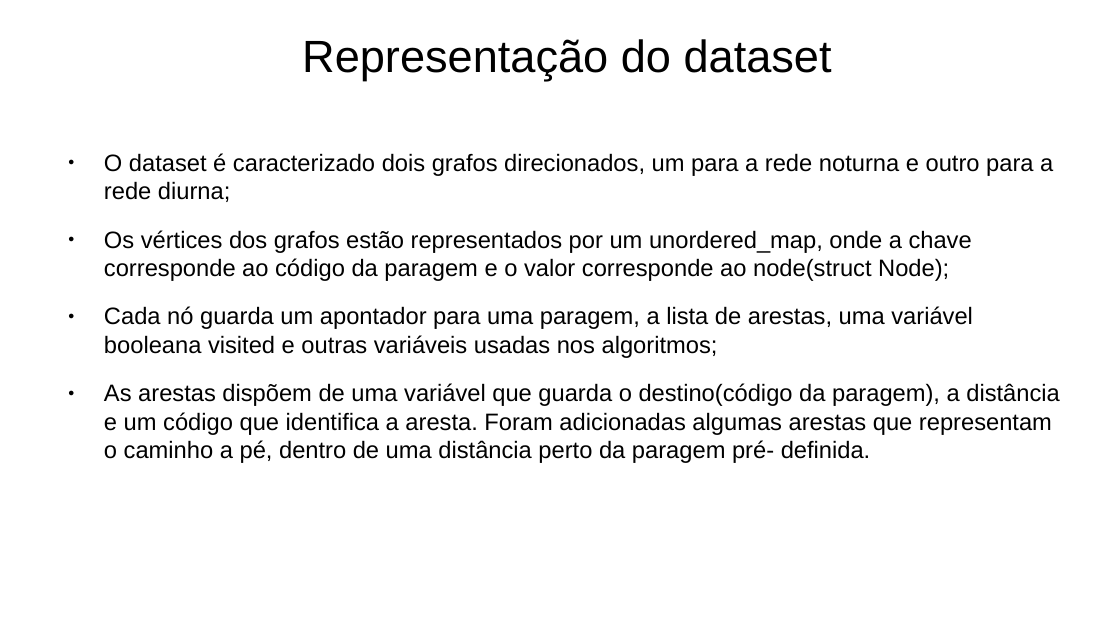
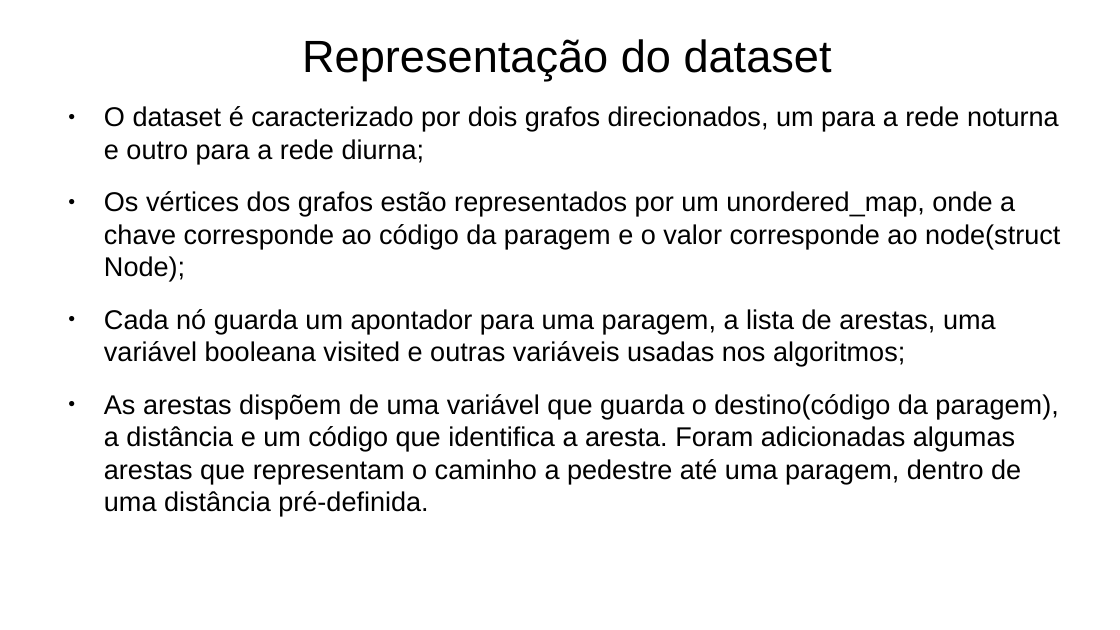
Before and after one commit to Naapperas/feup-aed-proj2, a slide deck: slide 4 of Apresentação.pptx. Drawn at 1120x630 pixels with LibreOffice and Linux fonts; fonts in the diff are those of the drawing. Boxes give left, top, right and bottom in pixels: in the first picture for what was removed or moved away, otherwise in the second. Text is boxed around its words. In the diff, an @@ line names an element or a change of style, - is before the commit and + after.

Commit message:
Updated ppt

```diff
--- a/Apresentação.pptx
+++ b/Apresentação.pptx
@@ text "O dataset é caracterizado por ...": place and size @@
-text "O dataset é caracterizado por ..." at (104,153,1059,463)
+text "O dataset é caracterizado por ..." at (104,106,1060,516)
@@ text at (104,106,1059,164): text changed; size 16.8 to 19.2 pt @@
-● O dataset é caracterizado dois grafos direcionados, um para a rede noturna e outro para a rede diurna;
+● O dataset é caracterizado por dois grafos direcionados, um para a rede noturna e outro para a rede diurna;
@@ text at (104,191,1060,366): size 16.8 to 19.2 pt in "Os vértices dos grafos estão representados por ...", "Cada nó guarda um apontador para uma ..." @@
@@ text at (104,394,1058,516): text changed; size 16.8 to 19.2 pt @@
-● As arestas dispõem de uma variável que guarda o destino(código da paragem), a distância e um código que identifica a aresta. Foram adicionadas algumas arestas que representam o caminho a pé, dentro de uma distância perto da paragem pré- definida.
+● As arestas dispõem de uma variável que guarda o destino(código da paragem), a distância e um código que identifica a aresta. Foram adicionadas algumas arestas que representam o caminho a pedestre até uma paragem, dentro de uma distância pré-definida.
```
Also in this commit, not shown: 2 other slides changed, 2 slides added, 1 slide removed.
